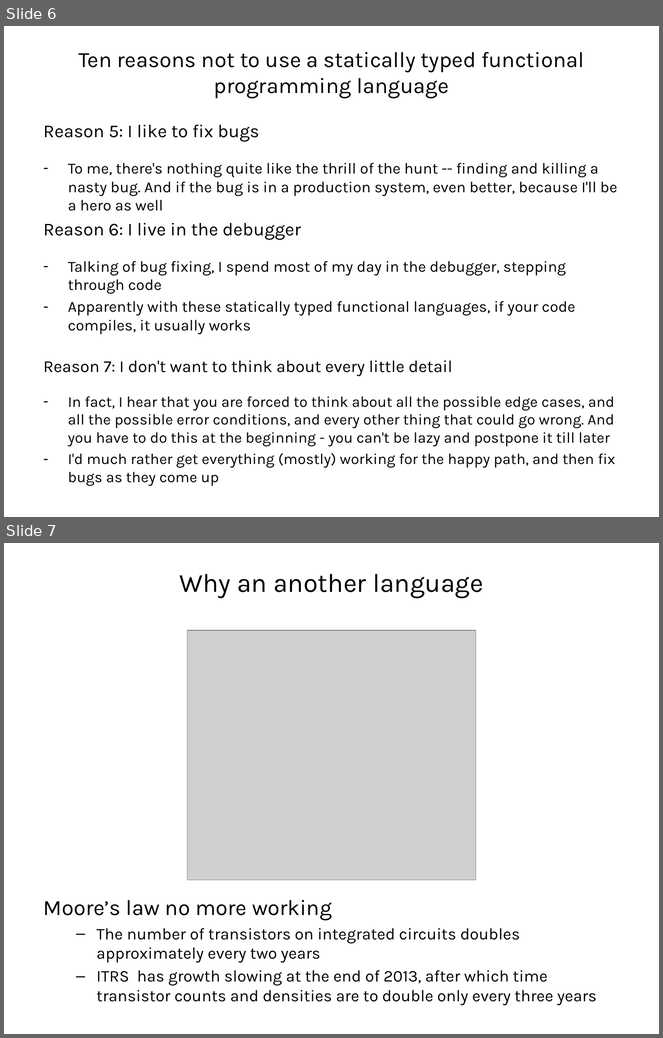
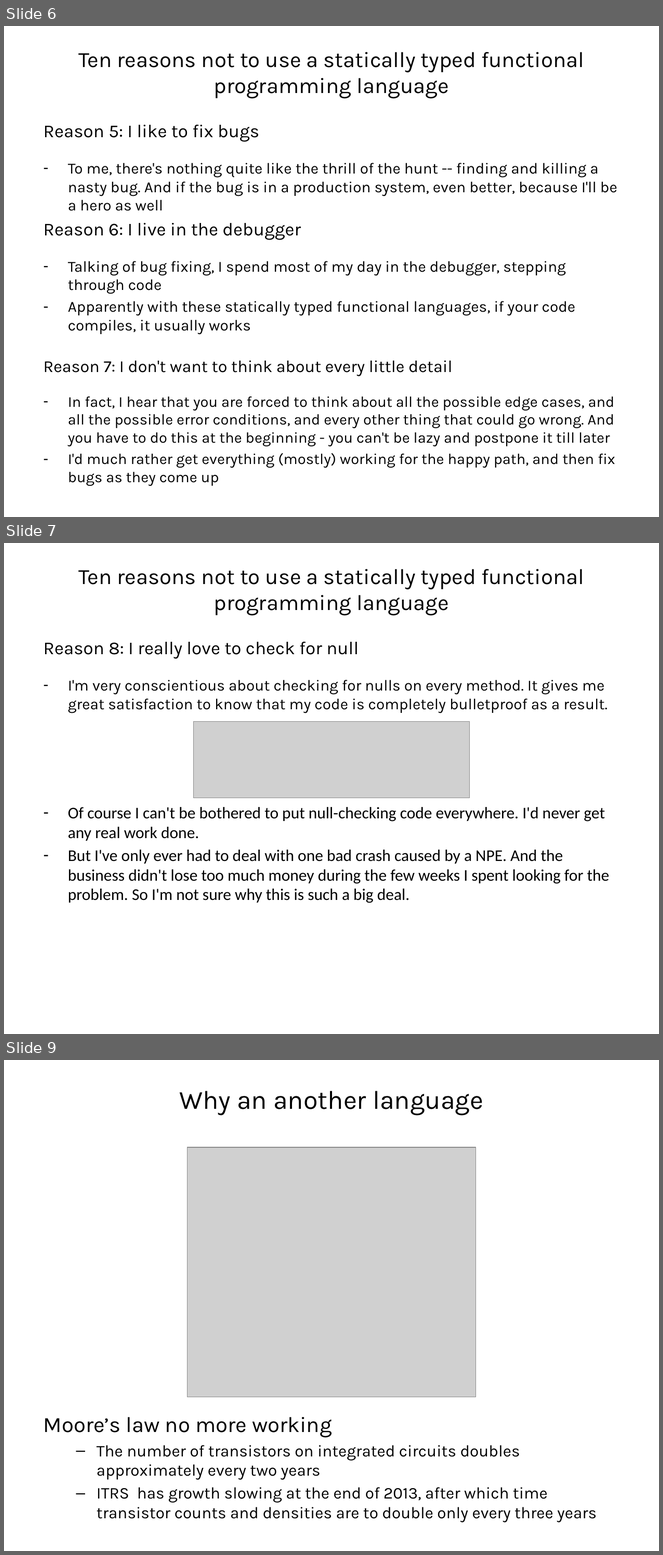
Before and after one commit to vba/presentations, a slide deck: fsharp/part1/presentation.pptx. Shown one above the other, each under a label of ours: slides 6 and 7 before the commit, slides 6, 7 and 9 after it; the slides between them are not shown. The pictures are 663x1038 and 663x1555 pixels, drawn with LibreOffice and Linux fonts; fonts in the diff are those of the drawing; grey boxes stand for pictures. Boxes give left, top, right and bottom in pixels: in the first picture for what was removed or moved away, otherwise in the second. Text is boxed around its words. In the diff, an @@ line names an element or a change of style, - is before the commit and + after.

Commit message:
[fsharp] Finish ten reasons to avoid f#

```diff
--- a/fsharp/part1/presentation.pptx
+++ b/fsharp/part1/presentation.pptx
@@ slide 7 added at box(4, 543, 659, 1034), background #FFFFFF @@
@@ title added at box(78, 569, 584, 616), 24 pt, text #000000 @@
+Ten reasons not to use a statically typed functional programming language
@@ text added at box(44, 642, 610, 903), 18 pt, text #000000 @@
+Reason 8: I really love to check for null
+– I'm very conscientious about checking for nulls on every method. It gives me great satisfaction to know that my code is completely bulletproof as a result.
+– Of course I can't be bothered to put null-checking code everywhere. I'd never get any real work done.
+– But I've only ever had to deal with one bad crash caused by a NPE. And the business didn't lose too much money during the few weeks I spent looking for the problem. So I'm not sure why this is such a big deal.
@@ picture added at box(193, 722, 470, 798) @@
@@ what was slide 7 is now slide 9 @@
```
Also in this commit, not shown: 1 other slide added.
